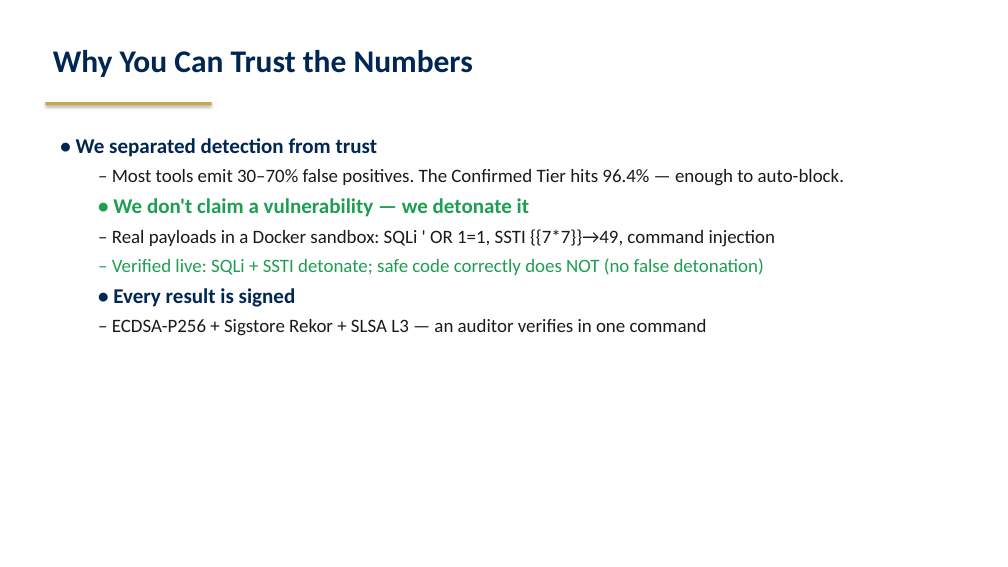
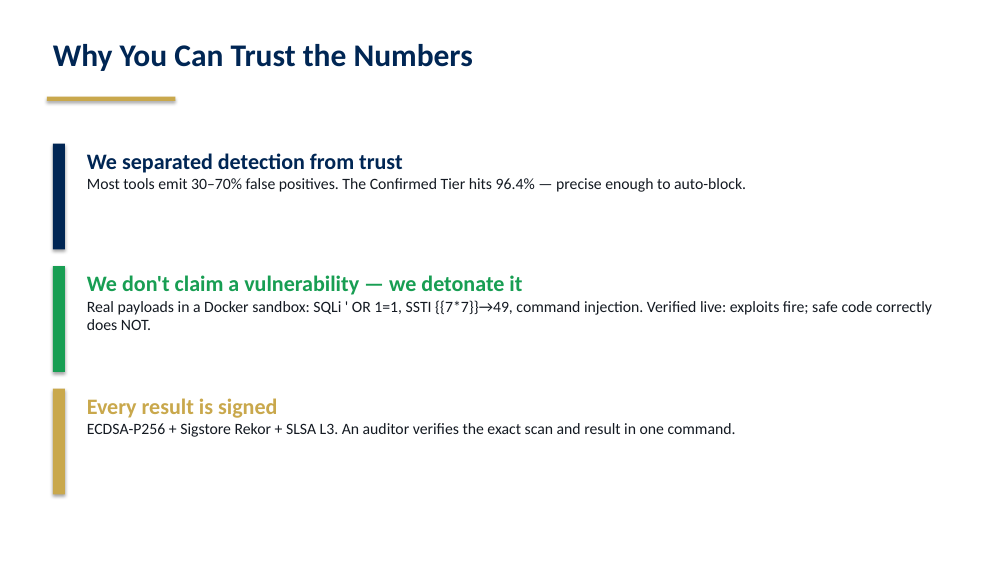
Before and after one commit to starredjaco/ACR-QA, a slide deck: slide 11 of docs/ACR-QA_Defense.odp (slide 10 before the commit). Drawn at 1008x567 pixels with LibreOffice and Linux fonts; fonts in the diff are those of the drawing. Boxes give left, top, right and bottom in pixels: in the first picture for what was removed or moved away, otherwise in the second. Text is boxed around its words. In the diff, an @@ line names an element or a change of style, - is before the commit and + after.

Commit message:
feat(defense): god-mode deck — sales narrative + real dashboard screenshots
Rebuild build_defense_deck.py into a 20-slide sales deck: hook (AI writes 1.88x more
vulns), market-reality hero stats ($10-50k vs $0), the Confirmed-Tier funnel visual
(1,942 -> 55), Evaluation table, three trust proofs, competitive matrix, "What ACR-QA
Delivers" close, and real embedded dashboard screenshots (Overview, run detail, OWASP
heatmap, verified attestation) captured live via Playwright. KSIU branding + logo.
Rendered and visually verified.

```diff
--- a/docs/ACR-QA_Defense.odp
+++ b/docs/ACR-QA_Defense.odp
@@ text "Why You Can Trust the ...": place and size @@
-text "Why You Can Trust the ..." at box(53, 50, 473, 77)
+text "Why You Can Trust the ..." at box(53, 44, 473, 71)
@@ rectangle: place and size @@
-rectangle at box(45, 102, 212, 105)
+rectangle at box(47, 97, 175, 101)
@@ rectangle added at box(53, 144, 65, 250), fill #002654 @@
@@ text added at box(87, 153, 746, 192), 15 pt, text #141A22 @@
+We separated detection from trust
+Most tools emit 30–70% false positives. The Confirmed Tier hits 96.4% — precise enough to auto-block.
@@ rectangle added at box(53, 266, 65, 372), fill #189E53 @@
@@ text at box(87, 275, 932, 330): text changed; size 18 to 15 pt; text colour #1A1A1A to #141A22 @@
-• We separated detection from trust
-– Most tools emit 30–70% false positives. The Confirmed Tier hits 96.4% — enough to auto-block.
-• We don't claim a vulnerability — we detonate it
-– Real payloads in a Docker sandbox: SQLi ' OR 1=1, SSTI {{7*7}}→49, command injection
-– Verified live: SQLi + SSTI detonate; safe code correctly does NOT (no false detonation)
-• Every result is signed
-– ECDSA-P256 + Sigstore Rekor + SLSA L3 — an auditor verifies in one command
+We don't claim a vulnerability — we detonate it
+Real payloads in a Docker sandbox: SQLi ' OR 1=1, SSTI {{7*7}}→49, command injection. Verified live: exploits fire; safe code correctly does NOT.
@@ rectangle added at box(53, 389, 65, 495), fill #C9A84C @@
@@ text added at box(87, 398, 736, 437), 15 pt, text #141A22 @@
+Every result is signed
+ECDSA-P256 + Sigstore Rekor + SLSA L3. An auditor verifies the exact scan and result in one command.
```
Also in this commit, not shown: 6 other slides changed, 13 slides added, 7 slides removed, 8 other files.
